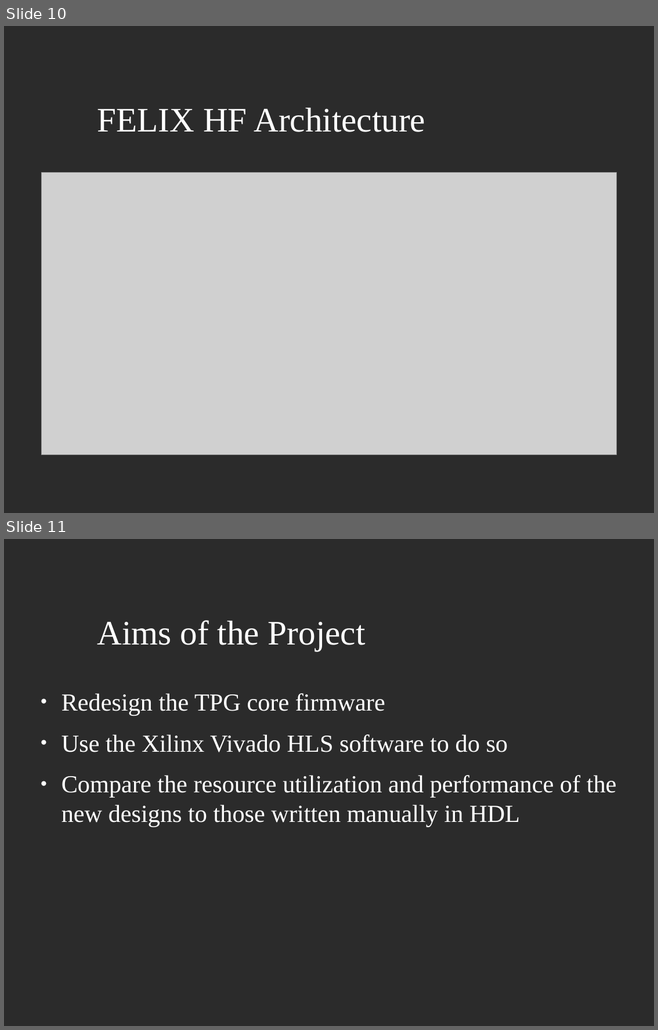
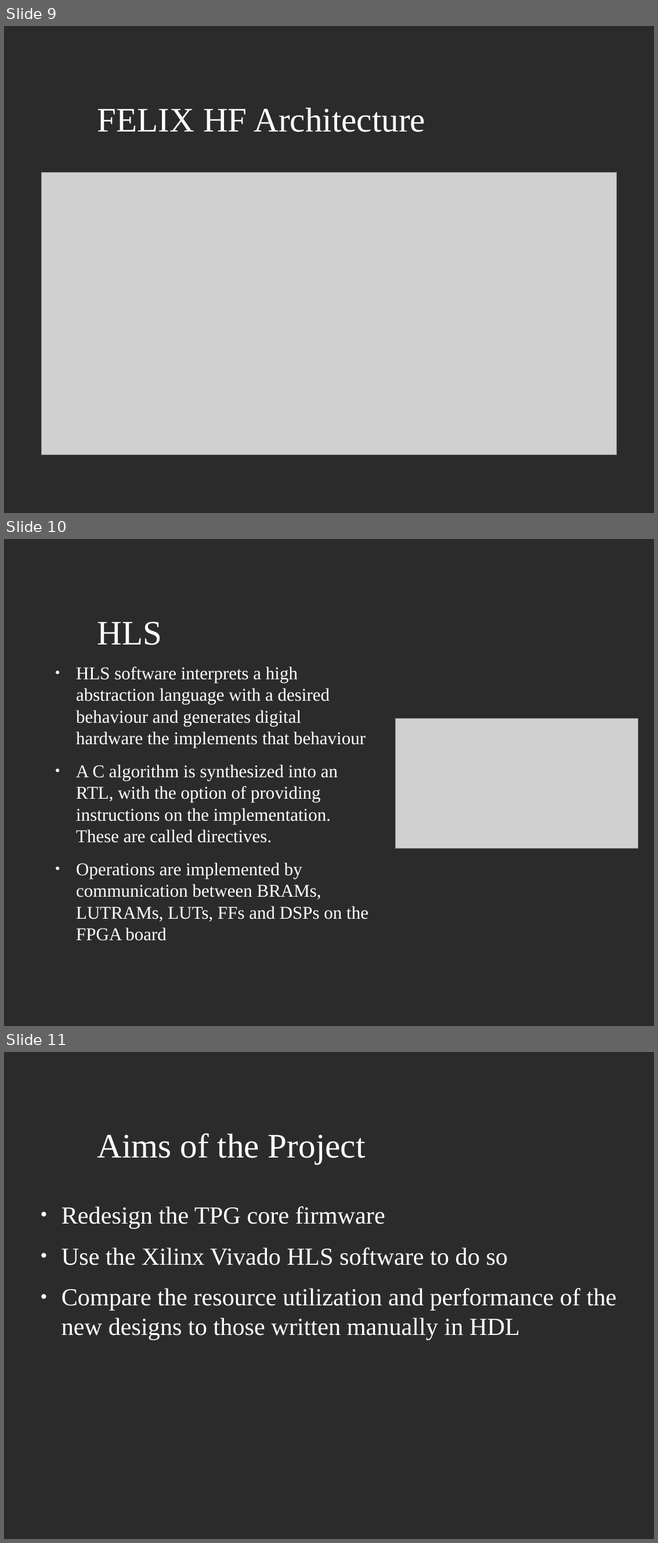
Before and after one commit to JoshCodesPhysics/dune_project, a slide deck: dune_notes/dune_pres/dune_project_pres.odp. Shown one above the other, each under a label of ours: slides 10 and 11 before the commit, slides 9, 10 and 11 after it. The pictures are 658x1030 and 658x1543 pixels, drawn with LibreOffice and Linux fonts; fonts in the diff are those of the drawing; grey boxes stand for pictures; background and template pictures are left out; a plain dark background stands for a picture behind light text. Boxes give left, top, right and bottom in pixels: in the first picture for what was removed or moved away, otherwise in the second. Text is boxed around its words. In the diff, an @@ line names an element or a change of style, - is before the commit and + after.

```diff
--- a/dune_notes/dune_pres/dune_project_pres.odp
+++ b/dune_notes/dune_pres/dune_project_pres.odp
@@ slide 10 added at [4, 539, 654, 1026], background picture (left out) @@
@@ title added at [97, 621, 162, 645], 42 pt, text #FFFFFF @@
+HLS
@@ text added at [76, 667, 368, 941], 22 pt, text #FFFFFF @@
+● HLS software interprets a high abstraction language with a desired behaviour and generates digital hardware the implements that behaviour
+● A C algorithm is synthesized into an RTL, with the option of providing instructions on the implementation. These are called directives.
+● Operations are implemented by communication between BRAMs, LUTRAMs, LUTs, FFs and DSPs on the FPGA board
@@ picture added at [396, 719, 638, 849] @@
@@ what was slide 10 is now slide 9 @@
```
Also in this commit, not shown: 2 slides changed, 5 other slides added, 3 slides removed, 1 other file.
